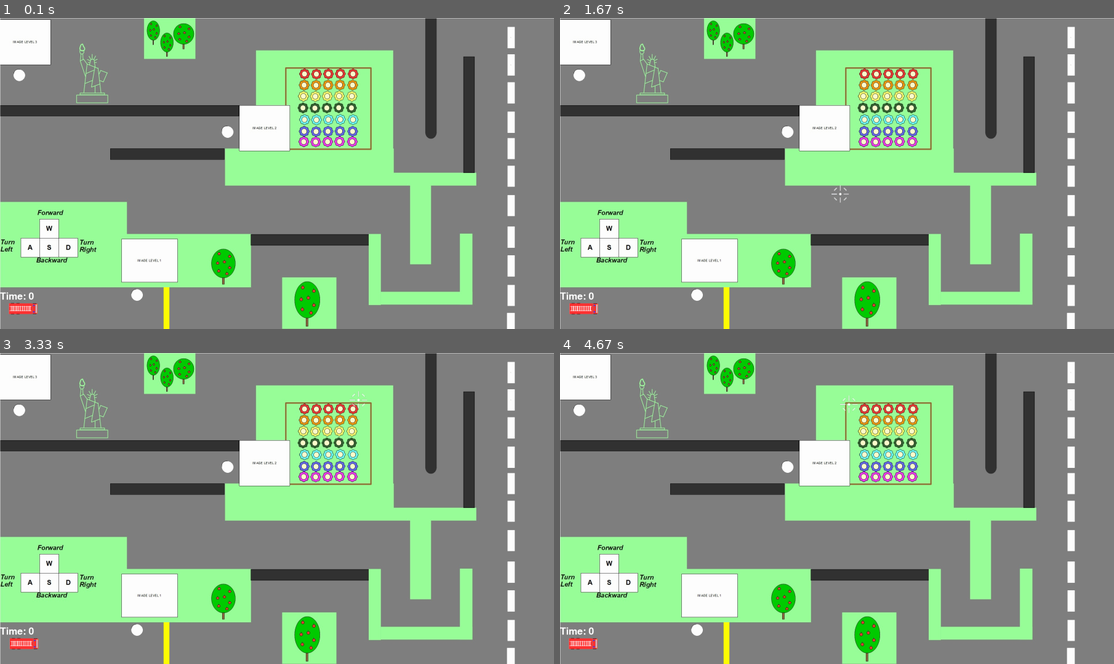
Above: before the commit, frames 1-4 (two rows, left to right).
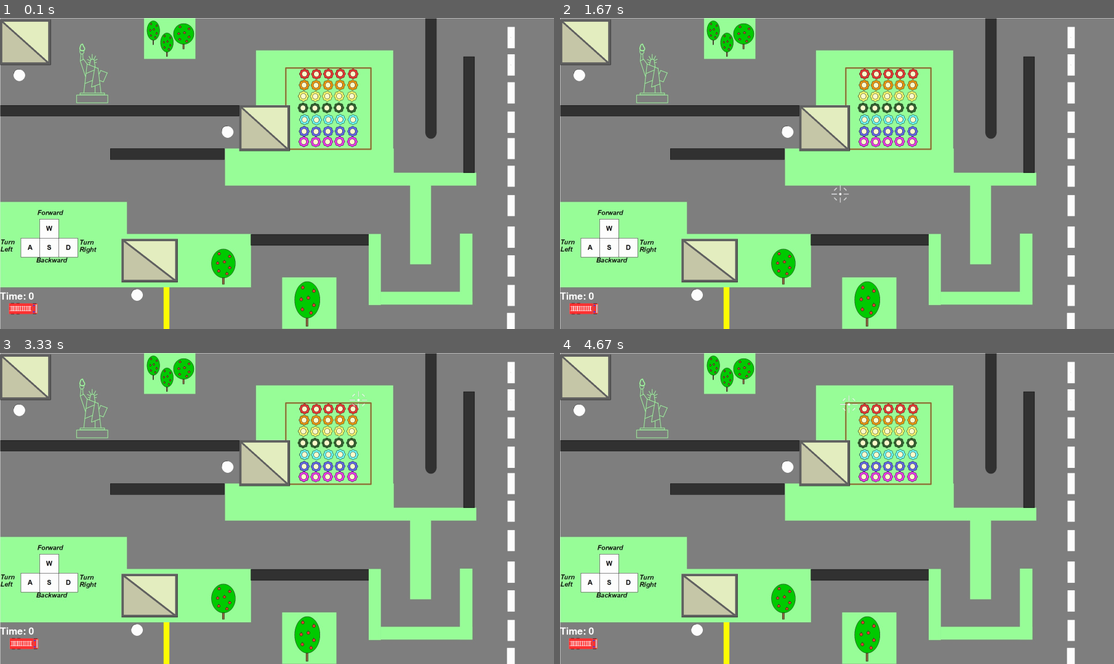
Above: after the commit, the same moments.

Repository: SilverSteelSam/PygameProject
Game: pygame game, started from main.py
The game is run twice, just before and just after one commit, with the same random seed, the same clock (stepped at 60 frames per second) and the same inputs.
Inputs (mouse positions are in pixels of both pictures, inside the frame that each line leads up to):
- Up to frame 1 (0.1 s): no input
- Up to frame 2 (1.67 s): hold Right 0.33-0.8 s; move the mouse to (814, 189) at 0.37 s; hold Up 0.83-1.13 s; move the mouse to (1014, 164) at 0.87 s; hold Right 1.17-1.63 s; move the mouse to (842, 195) at 1.2 s
- Up to frame 3 (3.33 s): hold Left 1.67-2.2 s; move the mouse to (144, 511) at 1.7 s; hold Down 2.23-2.53 s; move the mouse to (332, 576) at 2.27 s; hold Left 2.57-2.97 s; move the mouse to (105, 583) at 2.6 s; hold Up from 3 s (still down); move the mouse to (360, 399) at 3.03 s
- Up to frame 4 (4.67 s): release Up at 3.37 s; hold Right 3.4-4.03 s; move the mouse to (1041, 617) at 3.43 s; hold Down 4.07-4.43 s; move the mouse to (903, 536) at 4.1 s; hold Left from 4.47 s (still down); move the mouse to (848, 402) at 4.5 s

The runs differ from the first frame. In frame 1, 4.1% of the frame differs, in the area x 0-53%, y 0-85%; in frame 2, 4.1%; in frame 3, 4.1%; in frame 4, 4.1%.

Commit message:
added house sprites

Diff:
--- a/main.py
+++ b/main.py
@@ -236,6 +236,23 @@
         screen.blit(self.image, (self.rect.x, self.rect.y))
 
 
+class House(pygame.sprite.Sprite):
+    def __init__(self, x, y, width, height, completed=False):
+        super().__init__()
+        self.image = pygame.Surface((width, height))
+        pygame.draw.polygon(self.image, pygame.Color((229, 239, 193)),
+                            ((0, 0), (width, height), (width, 0)))
+        pygame.draw.polygon(self.image, pygame.Color((199, 200, 169)),
+                            ((0, 0), (width, height), (0, height)))
+        pygame.draw.rect(self.image, pygame.Color((97, 97, 97)), pygame.Rect(0, 0, width, height),
+                         width=8)
+        pygame.draw.line(self.image, pygame.Color((97, 97, 97)), (0, 0), (width, height), width=8)
+
+        self.rect = self.image.get_rect()
+        self.rect.x = x
+        self.rect.y = y
+
+
 class Timer:
     def __init__(self, text_pos):
         self.pos = text_pos
@@ -839,6 +856,9 @@
         Portal(47, 179, 21, 3)
     )
     bullets_group = Group_custom_draw()
+    houses = pygame.sprite.Group(House(421, 767, 194, 150),
+                                 House(829, 303, 175, 158),
+                                 House(0, 5, 175, 157))
     startline = StartLine(pygame.Rect(567, 935, 20, 1080 - 935))
     timer = Timer((0, 950))
 
@@ -904,6 +924,7 @@
         bullets_group.update()
         timer.update()
 
+        houses.draw(display)
         bullets_group.draw(display)
         trace.draw(display)
         portals.draw(display)
@@ -971,6 +992,9 @@
              MazeWall((1479, 400), 26, 14, color=1),
              MazeWall((499, 0), 178, 142, color=1),
              MazeWall((1479, 400), 26, 14, color=1),
+             MazeWall((421, 767), 194, 150, color=1),
+             MazeWall((829, 303), 175, 158, color=1),
+             MazeWall((0, 5), 175, 157, color=1)
              )
 race(pygame.display.set_mode(RESOLUTION),
      (80, 1010), trace)
